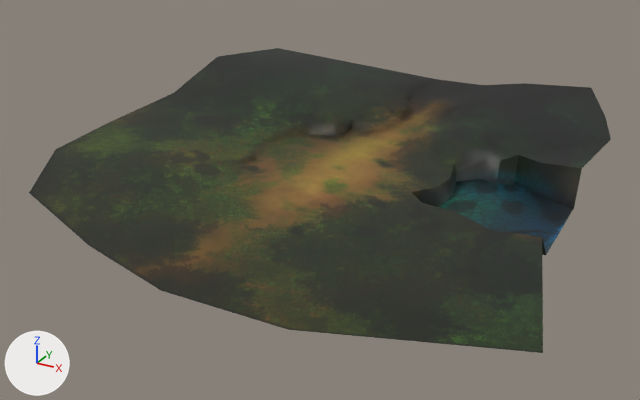
The glTF model objekti/floor/floor.gltf as it was, and as the next commit left it.
Camera for both pictures: a 50 mm camera at (34.2, -69.8, 54.3) aimed at (-1.8, -4.4, 21.6). Lighting does not change. The marker at lower left points along +X, +Y and +Z. The first picture is the older version. Where no turn or scale is listed for an object, it has been applied to the vertices.

The first picture shows 'BackSide_0.005'.
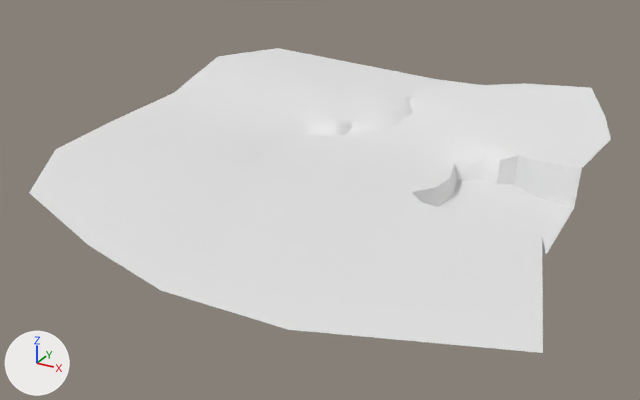
What differs and where, as boxes [x1, y1, x2, y2] in the pictures (640 x 400 px):
```json
{"object": "BackSide_0.005", "change": "recoloured", "before": [29, 48, 611, 353], "after": [29, 48, 611, 353], "on screen": "lighter"}
```

Edits to the scene script, one JSON object a line:
```json
{"block": "me_backside_0_043", "where": "me_backside_0_043.from_pydata(...)  # 109 vertices, 194 faces; spans x -26.5..23.9, y -27.7..23.0, z -1.3..4.1"}
{"op": "remove", "block": "me_backside_0_043", "code": "me_backside_0_043.materials.append(mat_texturematerial_4_001)  # picture img_image_5"}
```
